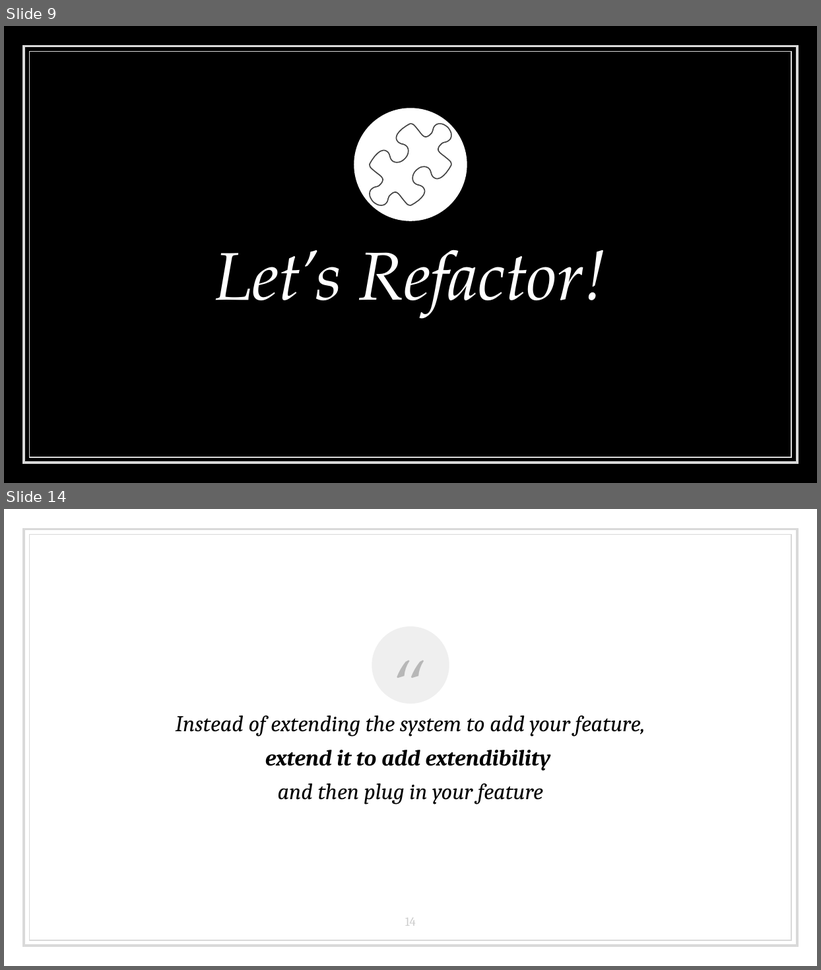
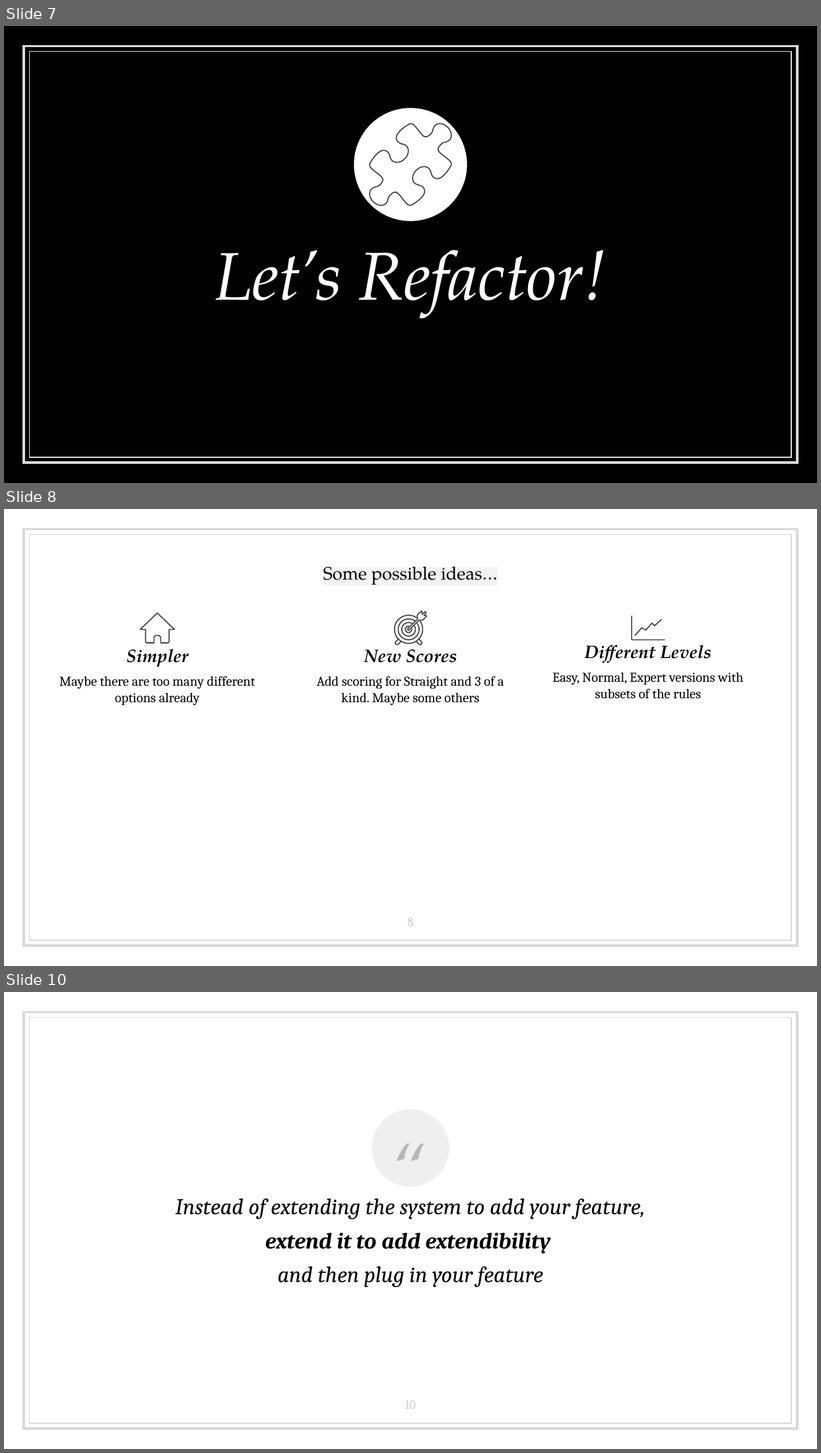
Before and after one commit to LearnWithLlew/RefactoringToCleanerCode.Slides, a slide deck: RefactoringToCleanerCode-In Person.pptx. Shown one above the other, each under a label of ours: slides 9 and 14 before the commit, slides 7, 8 and 10 after it; the slides between them are not shown. The pictures are 821x970 and 821x1453 pixels, drawn with LibreOffice and Linux fonts; fonts in the diff are those of the drawing. Boxes give left, top, right and bottom in pixels: in the first picture for what was removed or moved away, otherwise in the second. Text is boxed around its words. In the diff, an @@ line names an element or a change of style, - is before the commit and + after.

```diff
--- a/RefactoringToCleanerCode-In Person.pptx
+++ b/RefactoringToCleanerCode-In Person.pptx
@@ slide 8 added at (4,509,817,966), background #FFFFFF; not listed: 2 template elements that a slide beside it also shows @@
@@ title added at (323,566,498,585), 16 pt, text #000000 @@
+Some possible ideas…
@@ freeform shape added at (141,613,175,643), outline #434343 0.96 pt @@
@@ group added at (394,611,427,645): 7 freeform shapes @@
@@ freeform shape added at (632,617,664,640), outline #434343 0.96 pt @@
@@ freeform shape added at (635,620,662,636), outline #434343 0.96 pt @@
@@ text added at (59,643,255,706), 12 pt, text #000000 @@
+Simpler
+Maybe there are too many different options already
@@ text added at (317,643,504,706), 12 pt, text #000000 @@
+New Scores
+Add scoring for Straight and 3 of a kind. Maybe some others
@@ text added at (552,639,743,699), 12 pt, text #000000 @@
+Different Levels
+Easy, Normal, Expert versions with subsets of the rules
@@ page number added at (407,918,413,926), 11 pt, text #CCCCCC @@
+8
@@ what was slide 9 is now slide 7 @@
@@ what was slide 14 is now slide 10 @@
@@ page number at (405,1401,416,1409): text changed @@
-14
+10
```
Also in this commit, not shown: 2 slides changed, 1 other slide added, 6 slides removed.
